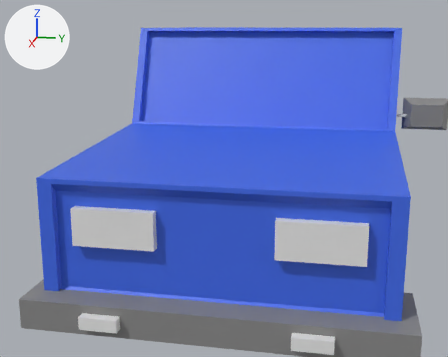
Before and after pictures for a commit that changed the glTF model models/Car.glb.
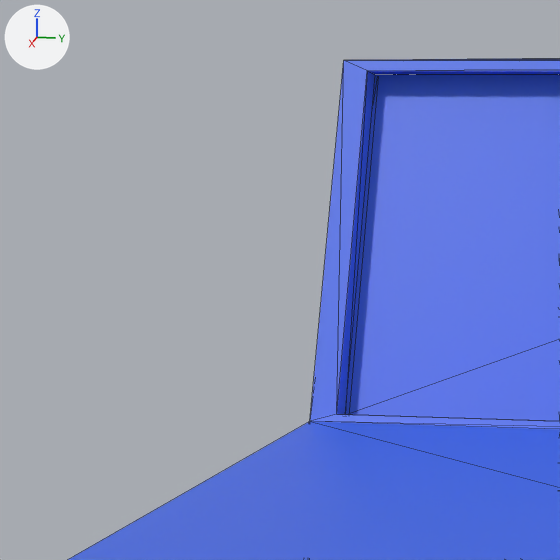
Each version is shown from a camera (50 mm lens) standing at (10.96, 1.31, 2.29) and looking at (1.45, -0.59, -0.08), then close up on the part from 11% to 44% of the width and 3% to 45% of the height. Lighting does not change. The marker at upper left points along +X, +Y and +Z. The last two pictures show the newer version. The close-ups show mesh edges as thin lines. Where no turn or scale is listed for an object, it has been applied to the vertices. Vertices at exactly the same position are counted once.

The first close-up shows 'Body'.
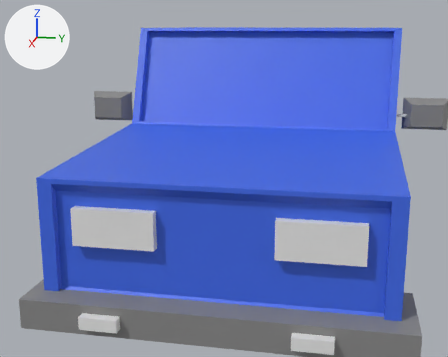
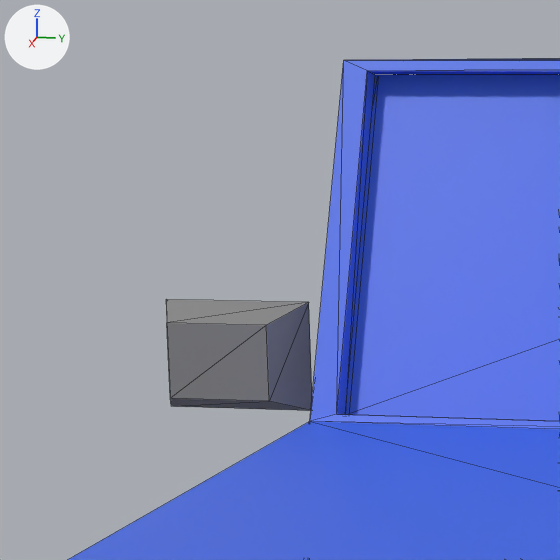
Where the change shows, as pixel boxes (x1, y1, x2, y2) in the close-ups (560 x 560 px):
'Cube.002', reshaped (not visible before): after (166, 299, 312, 411)

The edits, one by one:
me_cube_007 is used by ob_cube_002; location (1.54, 2.426, 1.036).
me_cube_007 had 8 vertices, 12 faces and spanned x -0.122..0.122, y -0.322..0.322, z -0.232..0.232.
me_cube_007 now has 16 vertices, 24 faces and spans x -0.122..0.122, y -5.174..0.322, z -0.232..0.232.
me_cube_007 part 1: the loose piece of 8 vertices spanning x -0.122..0.122, y -0.322..0.322, z -0.232..0.232 is copied, and the copy is mirrored in y about its middle, then moved by (0.0, -4.852, 0.0); it spans x -0.122..0.122, y -5.174..-4.531, z -0.232..0.232.
